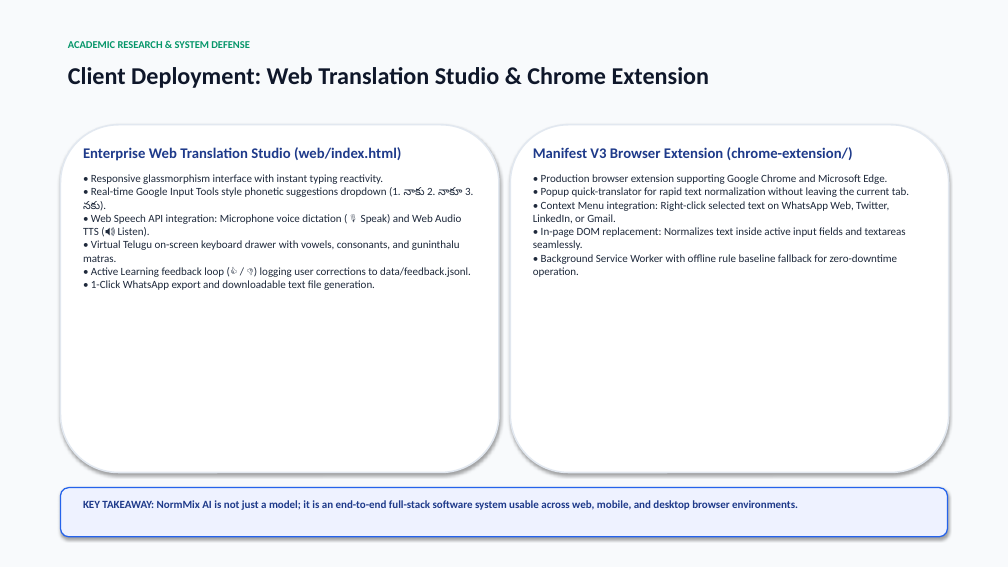
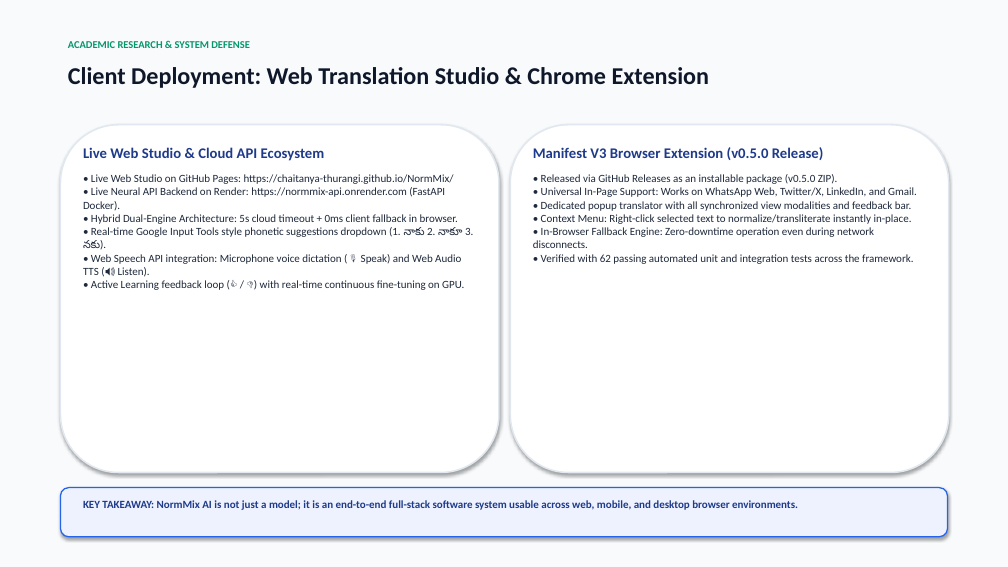
Before and after one commit to CHAITANYA-THURANGI/NormMix, a slide deck: slide 12 of docs/presentation.pptx. Drawn at 1008x567 pixels with LibreOffice and Linux fonts; fonts in the diff are those of the drawing. Boxes give left, top, right and bottom in pixels: in the first picture for what was removed or moved away, otherwise in the second. Text is boxed around its words. In the diff, an @@ line names an element or a change of style, - is before the commit and + after.

Commit message:
docs: recompile PDF and HTML reports with live Render cloud API and GitHub Pages deployment endpoints

```diff
--- a/docs/presentation.pptx
+++ b/docs/presentation.pptx
@@ text at (x1=83, y1=147, x2=473, y2=290): text changed @@
-Enterprise Web Translation Studio (web/index.html)
-• Responsive glassmorphism interface with instant typing reactivity.
-• Real-time Google Input Tools style phonetic suggestions dropdown (1. నాకు 2. నాకూ 3. నకు).
-• Web Speech API integration: Microphone voice dictation (🎙️ Speak) and Web Audio TTS (🔊 Listen).
-• Virtual Telugu on-screen keyboard drawer with vowels, consonants, and guninthalu matras.
-• Active Learning feedback loop (👍 / 👎) logging user corrections to data/feedback.jsonl.
-• 1-Click WhatsApp export and downloadable text file generation.
+Live Web Studio & Cloud API Ecosystem
+• Live Web Studio on GitHub Pages: https://chaitanya-thurangi.github.io/NormMix/
+• Live Neural API Backend on Render: https://normmix-api.onrender.com (FastAPI Docker).
+• Hybrid Dual-Engine Architecture: 5s cloud timeout + 0ms client fallback in browser.
+• Real-time Google Input Tools style phonetic suggestions dropdown (1. నాకు 2. నాకూ 3. నకు).
+• Web Speech API integration: Microphone voice dictation (🎙️ Speak) and Web Audio TTS (🔊 Listen).
+• Active Learning feedback loop (👍 / 👎) with real-time continuous fine-tuning on GPU.
@@ text at (x1=533, y1=147, x2=917, y2=264): text changed @@
-Manifest V3 Browser Extension (chrome-extension/)
-• Production browser extension supporting Google Chrome and Microsoft Edge.
-• Popup quick-translator for rapid text normalization without leaving the current tab.
-• Context Menu integration: Right-click selected text on WhatsApp Web, Twitter, LinkedIn, or Gmail.
-• In-page DOM replacement: Normalizes text inside active input fields and textareas seamlessly.
-• Background Service Worker with offline rule baseline fallback for zero-downtime operation.
+Manifest V3 Browser Extension (v0.5.0 Release)
+• Released via GitHub Releases as an installable package (v0.5.0 ZIP).
+• Universal In-Page Support: Works on WhatsApp Web, Twitter/X, LinkedIn, and Gmail.
+• Dedicated popup translator with all synchronized view modalities and feedback bar.
+• Context Menu: Right-click selected text to normalize/transliterate instantly in-place.
+• In-Browser Fallback Engine: Zero-downtime operation even during network disconnects.
+• Verified with 62 passing automated unit and integration tests across the framework.
```
Also in this commit, not shown: 9 other files.
